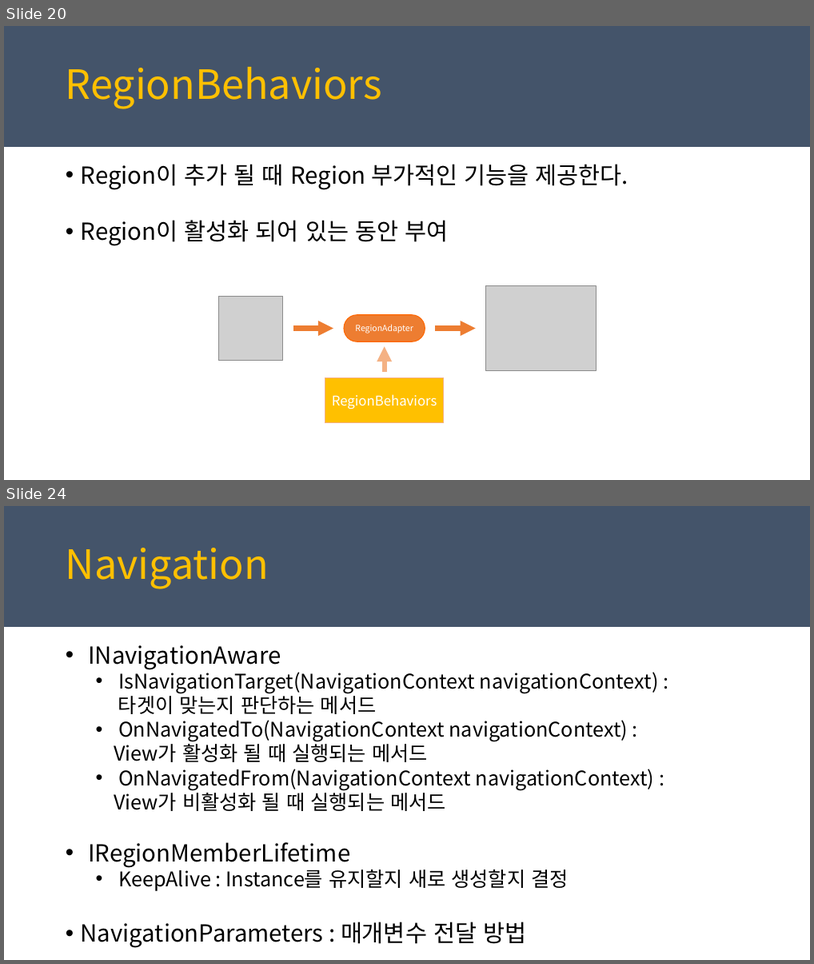
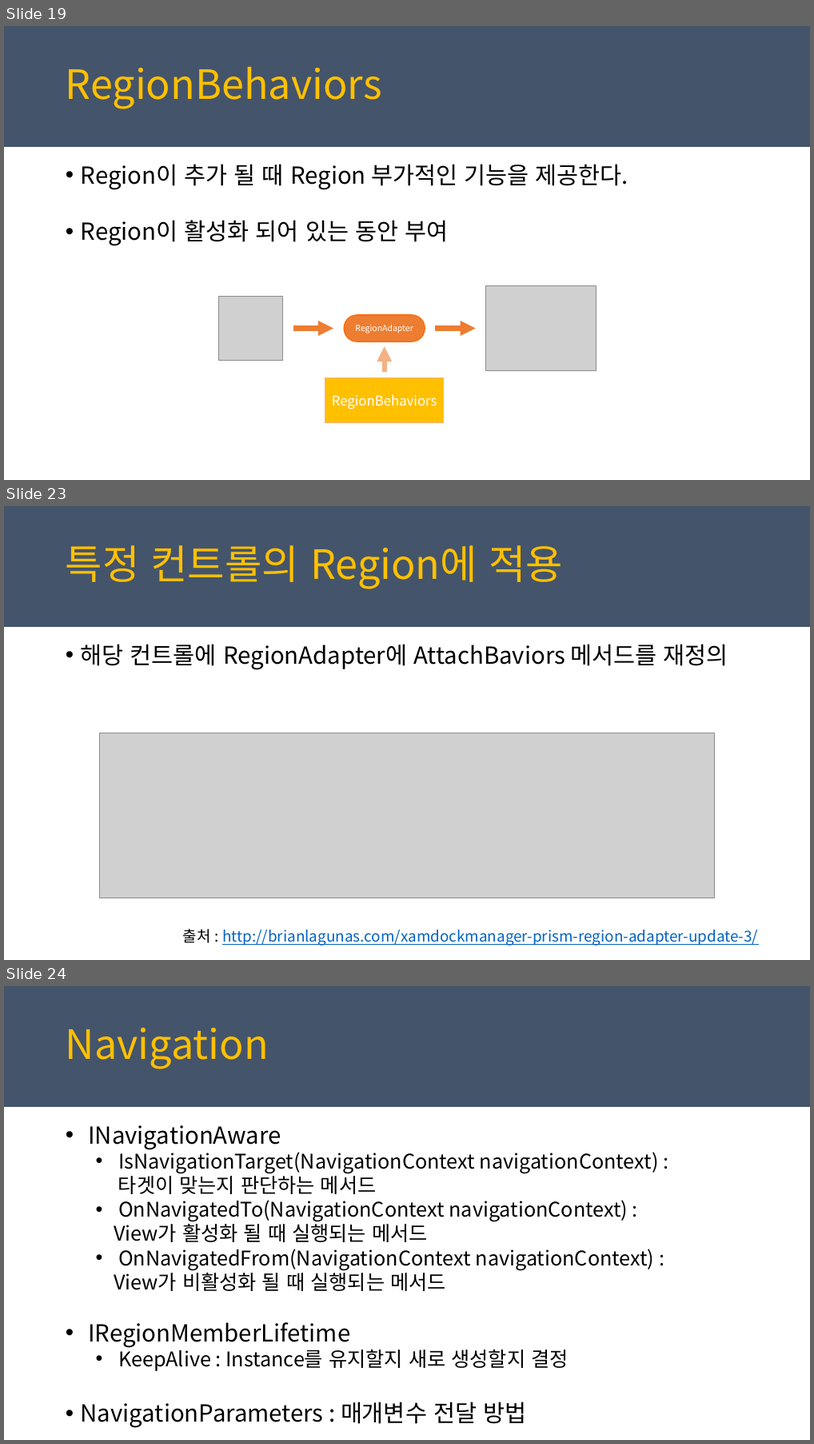
Before and after one commit to juniair/Summary-PPT, a slide deck: PRISM_경준.pptx. Shown one above the other, each under a label of ours: slides 20 and 24 before the commit, slides 19, 23 and 24 after it; the slides between them are not shown. The pictures are 814x964 and 814x1444 pixels, drawn with LibreOffice and Linux fonts; fonts in the diff are those of the drawing; grey boxes stand for pictures. Boxes give left, top, right and bottom in pixels: in the first picture for what was removed or moved away, otherwise in the second. Text is boxed around its words. In the diff, an @@ line names an element or a change of style, - is before the commit and + after.

```diff
--- a/PRISM_경준.pptx
+++ b/PRISM_경준.pptx
@@ slide 23 added at (4,506,810,960), background #FFFFFF; not listed: 1 template element that a slide beside it also shows @@
@@ text added at (66,545,563,589), 48 pt, text #FFC000 @@
+특정 컨트롤의 Region에 적용
@@ text added at (81,644,729,670), 28 pt, text #000000 @@
+• 해당 컨트롤에 RegionAdapter에 AttachBaviors 메서드를 재정의
@@ picture added at (99,733,715,897) @@
@@ text added at (183,928,758,945), 18 pt, text #0563C1, underline @@
+출처 : http://brianlagunas.com/xamdockmanager-prism-region-adapter-update-3/
@@ what was slide 20 is now slide 19 @@
```
Also in this commit, not shown: 8 slides changed, 2 other slides added, 3 slides removed, 3 other files.
